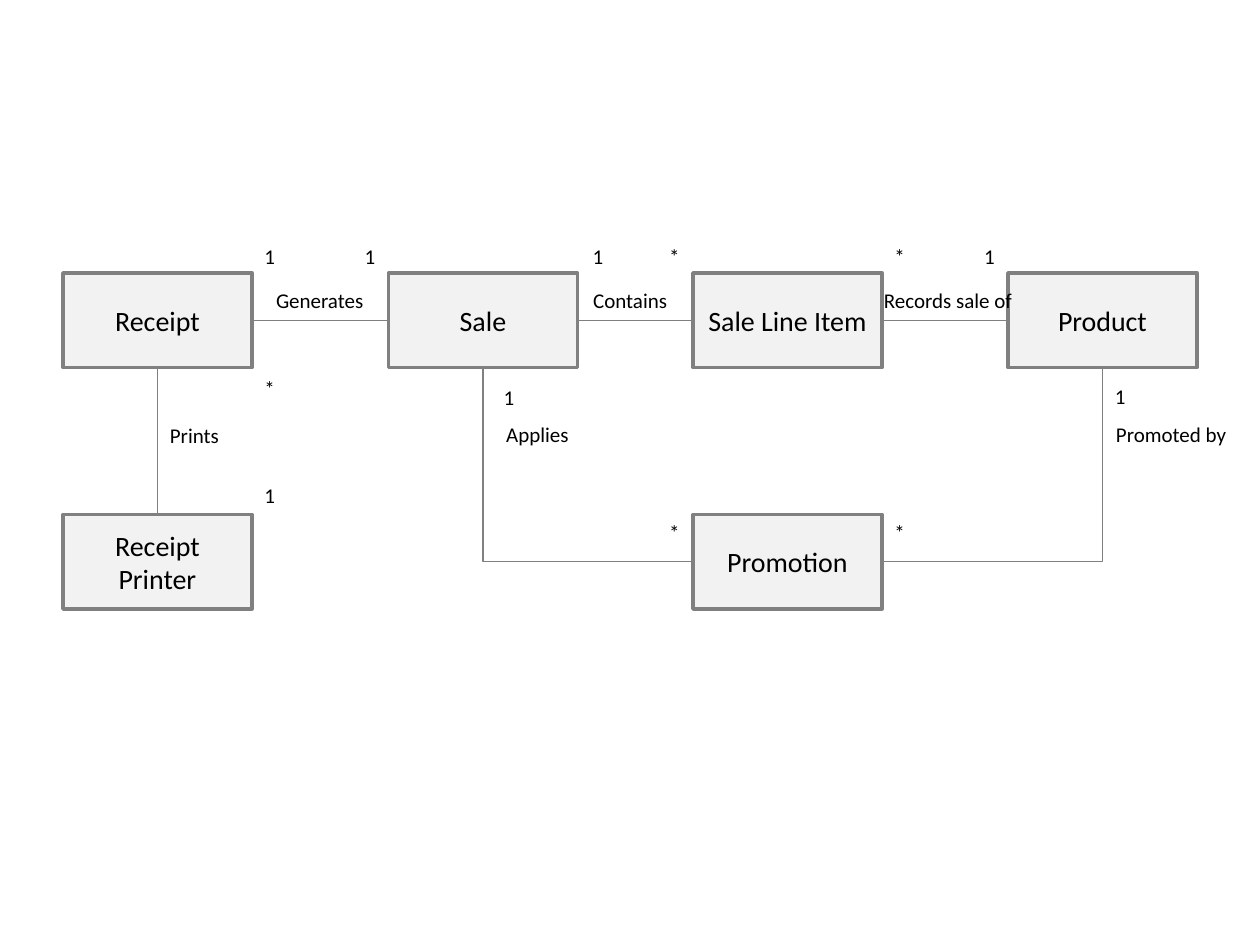
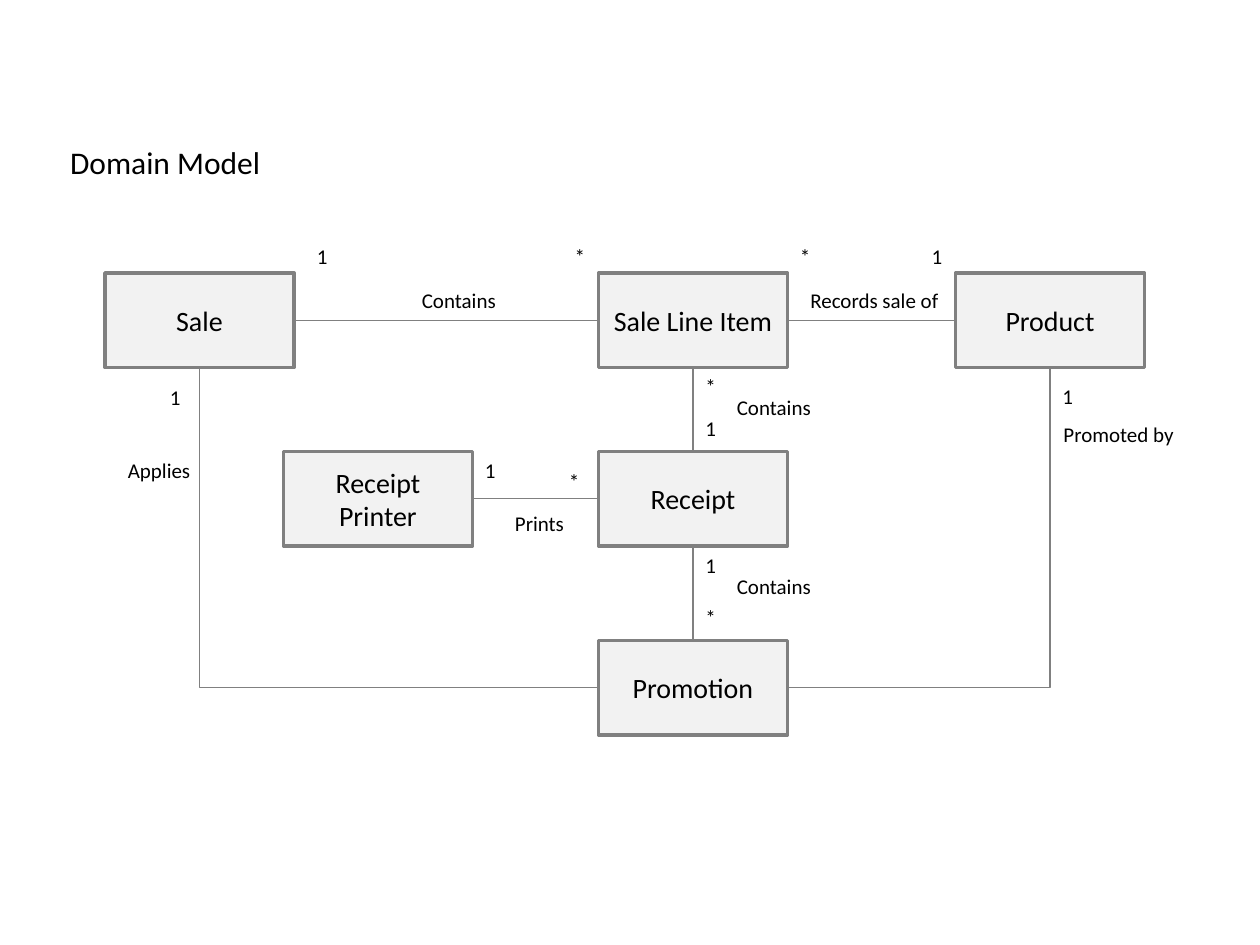
Before and after one commit to koalagon/groceryco, a slide deck: slide 1 of Domain Model.pptx. Drawn at 1260x945 pixels with LibreOffice and Linux fonts; fonts in the diff are those of the drawing. Boxes give left, top, right and bottom in pixels: in the first picture for what was removed or moved away, otherwise in the second. Text is boxed around its words. In the diff, an @@ line names an element or a change of style, - is before the commit and + after.

Commit message:
model changes

```diff
--- a/Domain Model.pptx
+++ b/Domain Model.pptx
@@ text added at bbox=[70, 152, 260, 175], 18 pt, text #000000 @@
+Domain Model
@@ text "1": place and size @@
-text "1" at bbox=[593, 250, 604, 264]
+text "1" at bbox=[317, 250, 328, 264]
@@ 2 texts, 1 rectangle: place and size @@
-2 texts, 1 rectangle at bbox=[656, 237, 919, 368]
+2 texts, 1 rectangle at bbox=[562, 237, 824, 368]
@@ text "1": place and size @@
-text "1" at bbox=[984, 250, 995, 264]
+text "1" at bbox=[932, 250, 943, 264]
@@ rectangle "Sale": place and size @@
-rectangle "Sale" at bbox=[388, 273, 577, 368]
+rectangle "Sale" at bbox=[105, 273, 294, 368]
@@ text removed at bbox=[276, 294, 363, 308] @@
-Generates
@@ text "Contains": place and size @@
-text "Contains" at bbox=[593, 293, 667, 308]
+text "Contains" at bbox=[422, 293, 496, 308]
@@ text "Records sale of" rewrapped from bbox=[884, 291, 1011, 315] to bbox=[810, 293, 938, 308] @@
@@ rectangle "Product": place and size @@
-rectangle "Product" at bbox=[1008, 273, 1197, 368]
+rectangle "Product" at bbox=[955, 273, 1144, 368]
@@ line moved from (577, 320) - (693, 320) to (294, 320) - (598, 320) @@
@@ line moved from (882, 320) - (1008, 320) to (788, 320) - (955, 320) @@
@@ text "1": place and size @@
-text "1" at bbox=[504, 391, 515, 405]
+text "1" at bbox=[170, 391, 181, 405]
@@ elbow line moved from (483, 368) - (693, 562) to (199, 368) - (598, 688) @@
@@ text "*": place and size @@
-text "*" at bbox=[882, 514, 919, 552]
+text "*" at bbox=[693, 368, 730, 406]
@@ line moved from (388, 320) - (252, 320) to (693, 368) - (693, 451) @@
@@ elbow line moved from (1102, 368) - (882, 562) to (1050, 368) - (788, 688) @@
@@ text "1": place and size @@
-text "1" at bbox=[1115, 390, 1126, 404]
+text "1" at bbox=[1062, 390, 1073, 404]
@@ text "1": place and size @@
-text "1" at bbox=[264, 250, 275, 264]
+text "1" at bbox=[705, 422, 716, 436]
@@ text added at bbox=[737, 400, 811, 415], 12 pt, text #000000 @@
+Contains
@@ text "Promoted by": place and size @@
-text "Promoted by" at bbox=[1116, 427, 1226, 446]
+text "Promoted by" at bbox=[1063, 427, 1173, 446]
@@ text "Applies": place and size @@
-text "Applies" at bbox=[506, 427, 568, 446]
+text "Applies" at bbox=[128, 463, 190, 482]
@@ rectangle "Receipt": place and size @@
-rectangle "Receipt" at bbox=[63, 514, 252, 609]
+rectangle "Receipt" at bbox=[284, 451, 472, 546]
@@ text "1": place and size @@
-text "1" at bbox=[264, 489, 275, 503]
+text "1" at bbox=[485, 464, 496, 478]
@@ text "*": place and size @@
-text "*" at bbox=[252, 369, 289, 407]
+text "*" at bbox=[557, 462, 593, 500]
@@ rectangle "Receipt": place and size @@
-rectangle "Receipt" at bbox=[63, 273, 252, 368]
+rectangle "Receipt" at bbox=[598, 451, 788, 546]
@@ line moved from (158, 514) - (158, 368) to (472, 499) - (598, 499) @@
@@ text "Prints": place and size @@
-text "Prints" at bbox=[170, 428, 219, 443]
+text "Prints" at bbox=[515, 516, 564, 531]
@@ text "1": place and size @@
-text "1" at bbox=[365, 250, 376, 264]
+text "1" at bbox=[705, 559, 716, 573]
@@ line added from (693, 546) to (693, 640), #808080 0.75 pt @@
@@ text "*": place and size @@
-text "*" at bbox=[656, 514, 693, 552]
+text "*" at bbox=[693, 598, 730, 636]
@@ text added at bbox=[737, 579, 811, 594], 12 pt, text #000000 @@
+Contains
@@ rectangle "Promotion": place and size @@
-rectangle "Promotion" at bbox=[693, 514, 882, 609]
+rectangle "Promotion" at bbox=[598, 640, 788, 735]
```
Also in this commit, not shown: 1 other slide changed.
